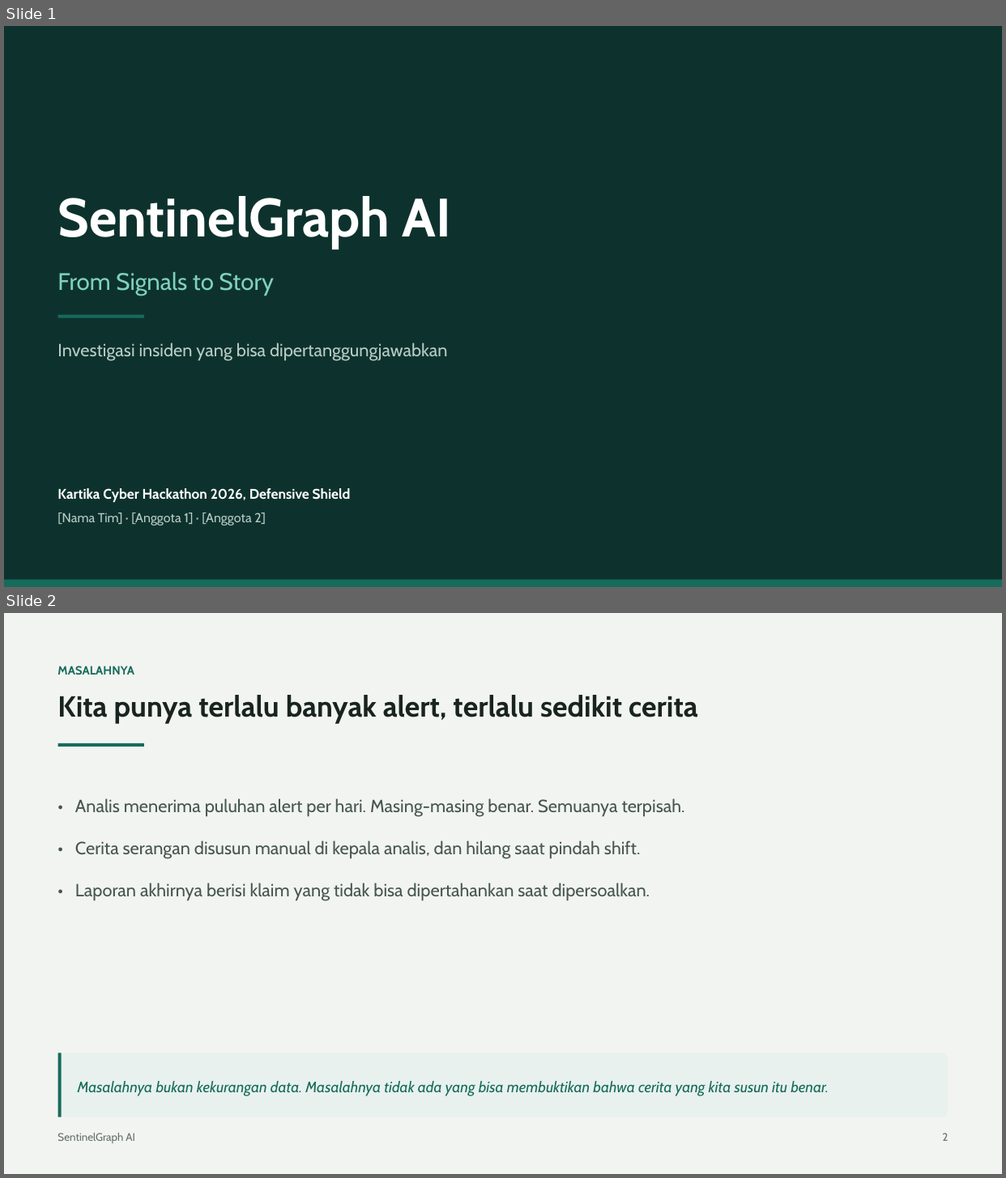
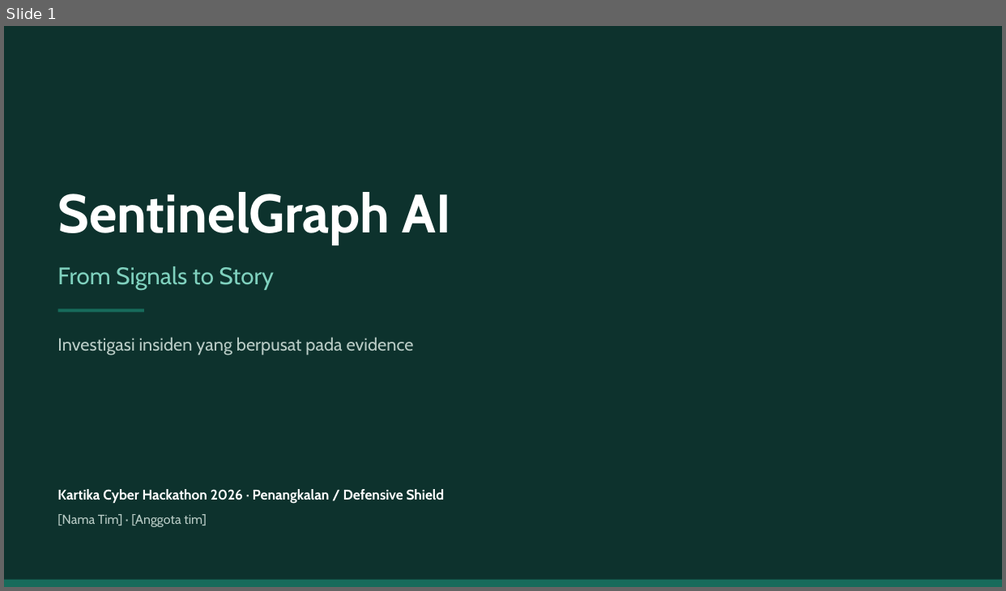
Before and after one commit to jackkd414-source/sentinel-graph-ai, a slide deck: docs/presentation/SentinelGraph-AI-slides.pptx. Shown one above the other, each under a label of ours: slides 1 and 2 before the commit, slide 1 after it. The pictures are 1006x1178 and 1006x591 pixels, drawn with LibreOffice and Linux fonts; fonts in the diff are those of the drawing. Boxes give left, top, right and bottom in pixels: in the first picture for what was removed or moved away, otherwise in the second. Text is boxed around its words. In the diff, an @@ line names an element or a change of style, - is before the commit and + after.

```diff
--- a/docs/presentation/SentinelGraph-AI-slides.pptx
+++ b/docs/presentation/SentinelGraph-AI-slides.pptx
@@ slide 2 removed at (x1=4, y1=613, x2=1002, y2=1174), background #FFFFFF @@
@@ rectangle removed at (x1=4, y1=613, x2=1002, y2=1174) @@
@@ text removed at (x1=57, y1=666, x2=134, y2=675) @@
-MASALAHNYA
@@ text removed at (x1=57, y1=695, x2=698, y2=724) @@
-Kita punya terlalu banyak alert, terlalu sedikit cerita
@@ rectangle removed at (x1=58, y1=743, x2=144, y2=747) @@
@@ text removed at (x1=75, y1=798, x2=685, y2=901) @@
-• Analis menerima puluhan alert per hari. Masing-masing benar. Semuanya terpisah.
-• Cerita serangan disusun manual di kepala analis, dan hilang saat pindah shift.
-• Laporan akhirnya berisi klaim yang tidak bisa dipertahankan saat dipersoalkan.
@@ rounded rectangle removed at (x1=58, y1=1053, x2=948, y2=1118) @@
@@ rectangle removed at (x1=58, y1=1053, x2=61, y2=1118) @@
@@ text removed at (x1=78, y1=1081, x2=829, y2=1097) @@
-Masalahnya bukan kekurangan data. Masalahnya tidak ada yang bisa membuktikan bahwa cerita yang kita susun itu benar.
@@ text removed at (x1=57, y1=1133, x2=135, y2=1144) @@
-SentinelGraph AI
@@ text removed at (x1=942, y1=1133, x2=948, y2=1141) @@
-2
@@ slide 1 changed as well @@
@@ text "SentinelGraph AI" moved from (x1=57, y1=196, x2=452, y2=249) to (x1=57, y1=192, x2=452, y2=245) @@
@@ text "From Signals to Story" moved from (x1=57, y1=272, x2=274, y2=296) to (x1=57, y1=267, x2=274, y2=290) @@
@@ rectangle moved from (x1=58, y1=315, x2=144, y2=318) to (x1=58, y1=309, x2=144, y2=312) @@
@@ text at (x1=57, y1=337, x2=414, y2=356): text changed @@
-Investigasi insiden yang bisa dipertanggungjawabkan
+Investigasi insiden yang berpusat pada evidence
@@ text at (x1=57, y1=489, x2=445, y2=527): text changed @@
-Kartika Cyber Hackathon 2026, Defensive Shield
-[Nama Tim] · [Anggota 1] · [Anggota 2]
+Kartika Cyber Hackathon 2026 · Penangkalan / Defensive Shield
+[Nama Tim] · [Anggota tim]
```
Also in this commit, not shown: 5 other slides changed, 4 slides added, 3 other slides removed, 2 other files.
